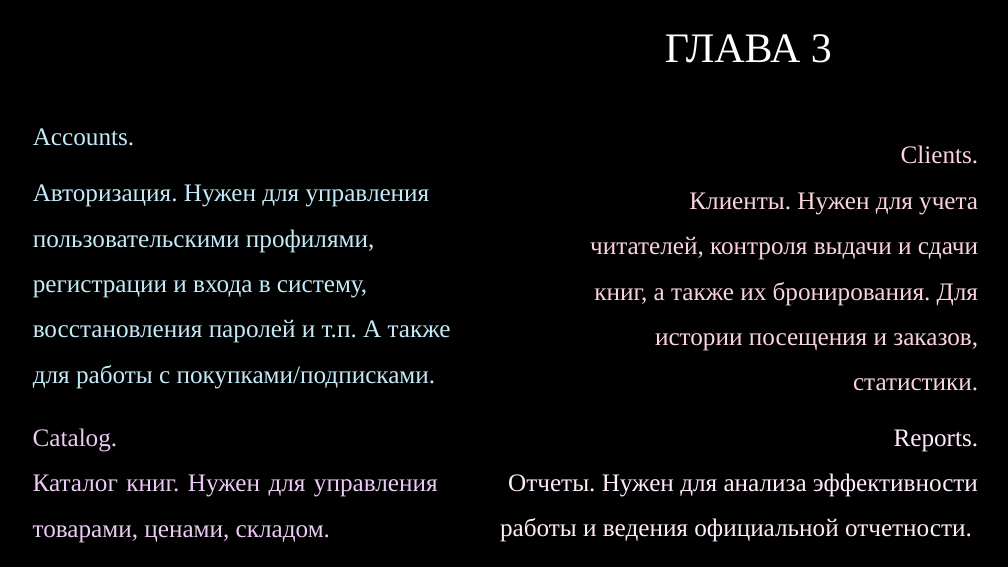
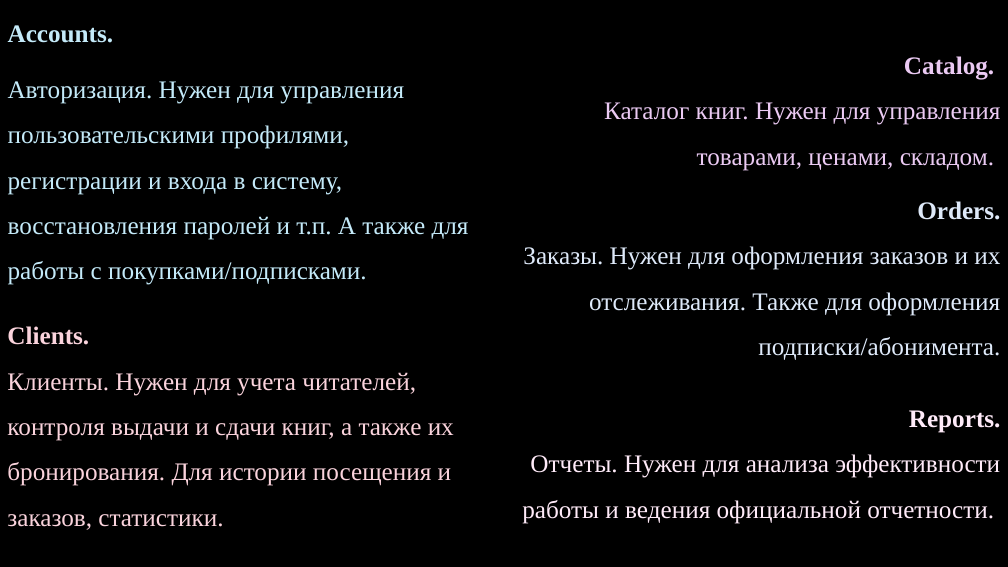
Before and after one commit to n1lhsss/YP04, a slide deck: slide 12 of Презентация Microsoft PowerPoint.pptx (slide 8 before the commit). Drawn at 1008x567 pixels with LibreOffice and Linux fonts; fonts in the diff are those of the drawing; background and template pictures are left out. Boxes give left, top, right and bottom in pixels: in the first picture for what was removed or moved away, otherwise in the second. Text is boxed around its words. In the diff, an @@ line names an element or a change of style, - is before the commit and + after.

```diff
--- a/Презентация Microsoft PowerPoint.pptx
+++ b/Презентация Microsoft PowerPoint.pptx
@@ text "Accounts.": place and size @@
-text "Accounts." at box(33, 128, 451, 389)
+text "Accounts." at box(8, 25, 469, 285)
@@ text at box(8, 25, 114, 43): bold on in "Accounts." @@
@@ text "Catalog.": place and size @@
-text "Catalog." at box(33, 428, 438, 543)
+text "Catalog." at box(604, 56, 1001, 171)
@@ text "Catalog." at box(604, 56, 1001, 171): bold on in "Catalog."; alignment justified to right @@
@@ title removed at box(665, 34, 832, 63) @@
-ГЛАВА 3
@@ text added at box(523, 201, 1000, 360), 24 pt, text #DEE9F9 @@
+Orders.
+Заказы. Нужен для оформления заказов и их отслеживания. Также для оформления подписки/абонимента.
@@ text "Clients.": place and size @@
-text "Clients." at box(590, 145, 979, 391)
+text "Clients." at box(7, 326, 454, 530)
@@ text "Clients." at box(7, 326, 454, 530): bold on in "Clients."; alignment right to left @@
@@ text "Reports.": place and size @@
-text "Reports." at box(500, 429, 979, 542)
+text "Reports." at box(522, 410, 1001, 524)
@@ text at box(909, 410, 1001, 433): bold on in "Reports." @@
```
Also in this commit, not shown: 7 other slides changed, 4 slides added, 2 other files.
